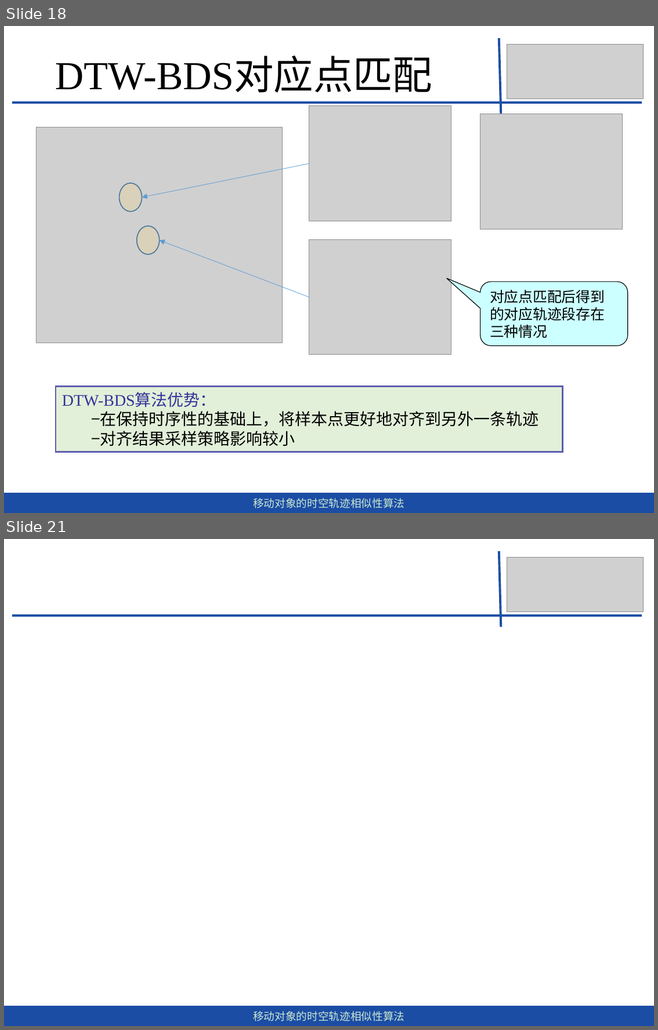
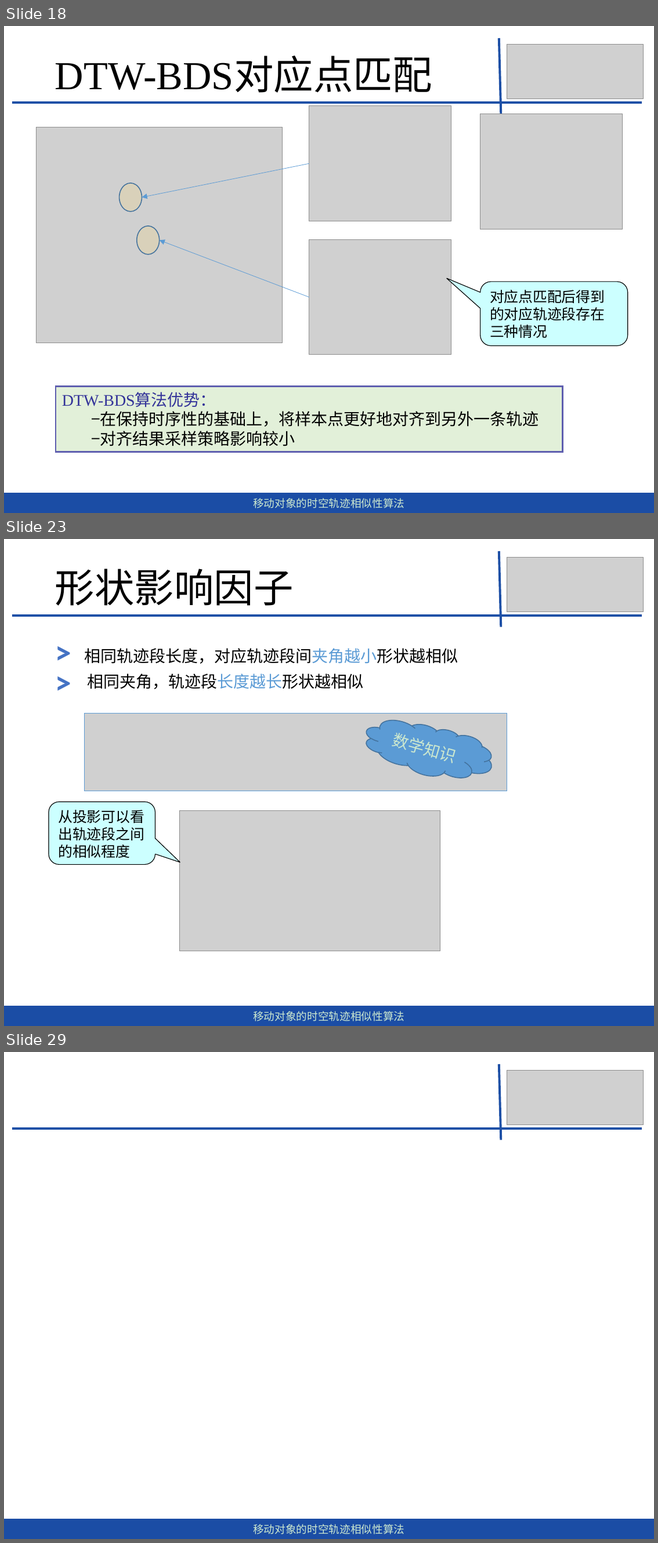
Before and after one commit to dingguangwei/biyelunwen, a slide deck: 答辩——毕设.pptx. Shown one above the other, each under a label of ours: slides 18 and 21 before the commit, slides 18, 23 and 29 after it; the slides between them are not shown. The pictures are 658x1030 and 658x1543 pixels, drawn with LibreOffice and Linux fonts; fonts in the diff are those of the drawing; grey boxes stand for pictures. Boxes give left, top, right and bottom in pixels: in the first picture for what was removed or moved away, otherwise in the second. Text is boxed around its words. In the diff, an @@ line names an element or a change of style, - is before the commit and + after.

```diff
--- a/答辩——毕设.pptx
+++ b/答辩——毕设.pptx
@@ slide 23 added at <box>4,539,654,1026</box>, background #CCE8CF @@
@@ line added from (498, 551) to (501, 627), #1E50A6 2.5 pt @@
@@ text added at <box>55,569,293,606</box>, 44 pt, text #000000 @@
+形状影响因子
@@ picture added at <box>507,558,643,613</box> @@
@@ line added from (12, 616) to (641, 616), #1E50A6 2.5 pt @@
@@ group added at <box>49,628,458,705</box>: 4 texts @@
+相同轨迹段长度，对应轨迹段间夹角越小形状越相似
+>
+>
+相同夹角，轨迹段长度越长形状越相似
@@ cloud added at <box>359,708,498,792</box>, fill #5B9BD5, outline #43739E 1 pt, 18 pt, text #CCE8CF @@
+数学知识
@@ picture added at <box>84,713,507,791</box> @@
@@ rounded speech box added at <box>49,802,155,865</box>, fill #CCFFFF, outline #000000 0.75 pt, 16 pt, text #000000 @@
+从投影可以看出轨迹段之间的相似程度
@@ picture added at <box>179,811,440,951</box> @@
@@ rectangle added at <box>4,1006,654,1026</box>, fill #1B4DA5, 12 pt, text #CCE8CF @@
+移动对象的时空轨迹相似性算法
@@ what was slide 21 is now slide 29 @@
```
Also in this commit, not shown: 5 slides changed, 4 other slides added, 1 other file.
